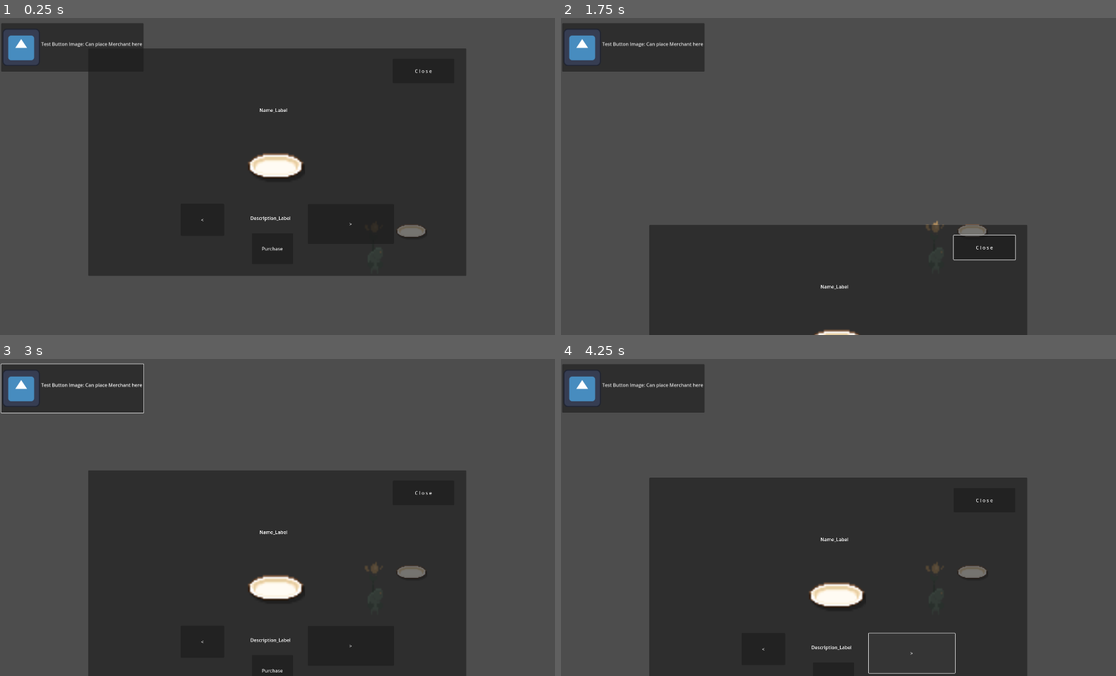
Above: before the commit, frames 1-4 (two rows, left to right).
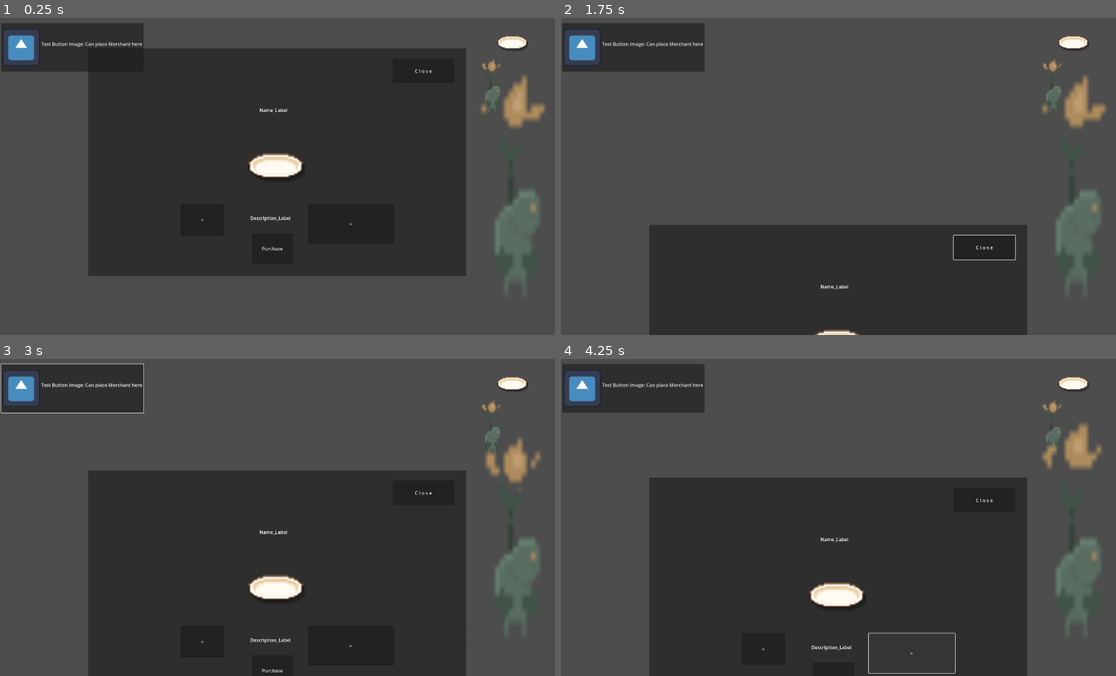
Above: after the commit, the same moments.

Repository: NotTom31/FroggeeToadems
Game: Godot game, scene res://Scenes/Shop_Merchant_Placeholder/shop___merchant_placeholder_0.tscn
Same seed, same stepped clock (60 frames per second), same inputs: the game is played once before the commit and once after it. This scene is started directly instead of the project's main scene. The engine's default icon, where the game draws it, is replaced by a stand-in: a white triangle on a blue panel in a dark square.
Inputs (mouse positions are in pixels of both pictures, inside the frame that each line leads up to):
- Up to frame 1 (0.25 s): no input
- Up to frame 2 (1.75 s): click "C l o s e" at 0.5 s; move the mouse to (966, 160) at 1.27 s; hold Right (ui_right) from 1.28 s (still down); click (966, 160) at 1.42 s
- Up to frame 3 (3 s): release Right (ui_right) at 2 s; click "Test Button Image: Can place …" at 2 s; move the mouse to (172, 533) at 2.77 s; hold Down (ui_down) from 2.78 s (still down)
- Up to frame 4 (4.25 s): release Down (ui_down) at 3.5 s; click ">" at 3.5 s

The runs differ from the first frame. In frame 1, 2.6% of the frame differs, in the area x 68-99%, y 5-86%; in frame 2, 2.6%, in the area x 65-99%, y 5-86%; in frame 3, 2.4%; in frame 4, 2.5%.

Commit message:
Merchant Systrem Small Test Menu Change
Test Menu now has a test animation on the right side to show you the game is indeed paused and/or unpaused after clicking the button to pull up the merchant system

Diff:
--- /dev/null
+++ b/Scenes/Shop_Merchant_Placeholder/merchant.gd
@@ -0,0 +1,11 @@
+extends AnimatedSprite2D
+
+
+# Called when the node enters the scene tree for the first time.
+func _ready() -> void:
+	pass # Replace with function body.
+
+
+# Called every frame. 'delta' is the elapsed time since the previous frame.
+func _process(delta: float) -> void:
+	pass
--- /dev/null
+++ b/Scenes/Shop_Merchant_Placeholder/merchant_test_sprite.tscn
@@ -0,0 +1,64 @@
+[gd_scene load_steps=10 format=3 uid="uid://dhrrqy6bsp1hy"]
+
+[ext_resource type="Script" path="res://merchant_test_sprite.gd" id="1_0c126"]
+[ext_resource type="Texture2D" uid="uid://b8c15prhu0dai" path="res://Assets/Visuals/Sprites/Merchant_Placeholder/small moidle.png" id="2_4x1ws"]
+
+[sub_resource type="AtlasTexture" id="AtlasTexture_55g18"]
+atlas = ExtResource("2_4x1ws")
+region = Rect2(0, 0, 82, 39)
+
+[sub_resource type="AtlasTexture" id="AtlasTexture_6h61t"]
+atlas = ExtResource("2_4x1ws")
+region = Rect2(0, 39, 82, 39)
+
+[sub_resource type="AtlasTexture" id="AtlasTexture_5rvr5"]
+atlas = ExtResource("2_4x1ws")
+region = Rect2(0, 78, 82, 39)
+
+[sub_resource type="AtlasTexture" id="AtlasTexture_dy4hu"]
+atlas = ExtResource("2_4x1ws")
+region = Rect2(0, 117, 82, 39)
+
+[sub_resource type="AtlasTexture" id="AtlasTexture_kkspt"]
+atlas = ExtResource("2_4x1ws")
+region = Rect2(0, 156, 82, 39)
+
+[sub_resource type="AtlasTexture" id="AtlasTexture_etovx"]
+atlas = ExtResource("2_4x1ws")
+region = Rect2(0, 195, 82, 39)
+
+[sub_resource type="SpriteFrames" id="SpriteFrames_0swtp"]
+animations = [{
+"frames": [{
+"duration": 1.0,
+"texture": SubResource("AtlasTexture_55g18")
+}, {
+"duration": 1.0,
+"texture": SubResource("AtlasTexture_6h61t")
+}, {
+"duration": 1.0,
+"texture": SubResource("AtlasTexture_5rvr5")
+}, {
+"duration": 1.0,
+"texture": SubResource("AtlasTexture_dy4hu")
+}, {
+"duration": 1.0,
+"texture": SubResource("AtlasTexture_kkspt")
+}, {
+"duration": 1.0,
+"texture": SubResource("AtlasTexture_etovx")
+}],
+"loop": true,
+"name": &"Merchant_Idle",
+"speed": 8.0
+}]
+
+[node name="Merchant_TestSprite" type="CharacterBody2D"]
+script = ExtResource("1_0c126")
+
+[node name="AnimatedSprite2D" type="AnimatedSprite2D" parent="."]
+position = Vector2(634, 554)
+scale = Vector2(15.25, 24.1346)
+sprite_frames = SubResource("SpriteFrames_0swtp")
+animation = &"Merchant_Idle"
+frame_progress = 0.581282
--- a/Scenes/Shop_Merchant_Placeholder/shop___merchant_placeholder_0.tscn
+++ b/Scenes/Shop_Merchant_Placeholder/shop___merchant_placeholder_0.tscn
@@ -6,7 +6,9 @@
 [ext_resource type="Texture2D" uid="uid://b71lesk0v8arb" path="res://Assets/Visuals/Sprites/Shop_Placeholder/98_sushi_dish.png" id="4_i014d"]
 [ext_resource type="Texture2D" uid="uid://b8c15prhu0dai" path="res://Assets/Visuals/Sprites/Merchant_Placeholder/small moidle.png" id="5_57yo3"]
 [ext_resource type="PackedScene" uid="uid://i6igjyki2wqp" path="res://Scenes/Shop_Merchant_Placeholder/canvas_shop.tscn" id="6_48scj"]
+[ext_resource type="Script" path="res://Scenes/Shop_Merchant_Placeholder/merchant.gd" id="6_ti1xy"]
 [ext_resource type="Texture2D" uid="uid://d36i5pemtoe7k" path="res://icon.svg" id="7_n106r"]
+[ext_resource type="PackedScene" uid="uid://dhrrqy6bsp1hy" path="res://Scenes/Shop_Merchant_Placeholder/merchant_test_sprite.tscn" id="9_ejigk"]
 
 [sub_resource type="AtlasTexture" id="AtlasTexture_vyu3o"]
 atlas = ExtResource("2_h24wk")
@@ -147,27 +149,28 @@
 position = Vector2(687, 471)
 
 [node name="Shop_Art" type="AnimatedSprite2D" parent="."]
-position = Vector2(711, 238.875)
+position = Vector2(1054, -402)
 scale = Vector2(3.38281, 3.03906)
 sprite_frames = SubResource("SpriteFrames_hu0si")
 animation = &"Default_Empty Dish"
 
 [node name="Merchant" type="AnimatedSprite2D" parent="."]
-position = Vector2(726, 288.875)
+position = Vector2(1125, -259)
 scale = Vector2(5.08537, 6.40385)
 sprite_frames = SubResource("SpriteFrames_270lh")
 animation = &"Merchant_Moidle"
-frame_progress = 0.277308
+frame_progress = 0.957259
+script = ExtResource("6_ti1xy")
 
 [node name="CollisionShape2D" type="CollisionShape2D" parent="."]
-position = Vector2(589, 331.875)
+position = Vector2(1059, -36)
 shape = SubResource("CapsuleShape2D_wtmpj")
 
 [node name="Area2D" type="Area2D" parent="."]
 script = SubResource("GDScript_tb70p")
 
 [node name="CollisionShape2D" type="CollisionShape2D" parent="Area2D"]
-position = Vector2(589, 342.875)
+position = Vector2(1123, -40)
 shape = SubResource("CapsuleShape2D_7s46p")
 debug_color = Color(0.915832, 0.248451, 0.382019, 0.42)
 
@@ -183,5 +186,8 @@
 "
 icon = ExtResource("7_n106r")
 
+[node name="Merchant_TestSprite" parent="." instance=ExtResource("9_ejigk")]
+position = Vector2(850, -497)
+
 [connection signal="body_entered" from="Area2D" to="Area2D" method="_on_body_entered"]
 [connection signal="pressed" from="Test_Button" to="Area2D" method="_on_test_button_pressed"]
--- /dev/null
+++ b/merchant_test_sprite.gd
@@ -0,0 +1,13 @@
+extends CharacterBody2D
+
+# Adjust the path to reflect your actual node structure
+@onready var animated_sprite_2d: AnimatedSprite2D = $AnimatedSprite2D  # Correct this if the path is different
+
+# Called when the node enters the scene tree for the first time.
+func _ready() -> void:
+	# Play the "Merchant_Idle" animation when the scene is ready
+	animated_sprite_2d.play("Merchant_Idle")
+
+# Called every frame. 'delta' is the elapsed time since the previous frame.
+func _process(_delta: float) -> void:
+	pass  # Use '_delta' to avoid warnings for unused parameters
Not shown: 1 places in Scenes/Shop_Merchant_Placeholder/shop___merchant_placeholder_0.tscn that only renumber resources
